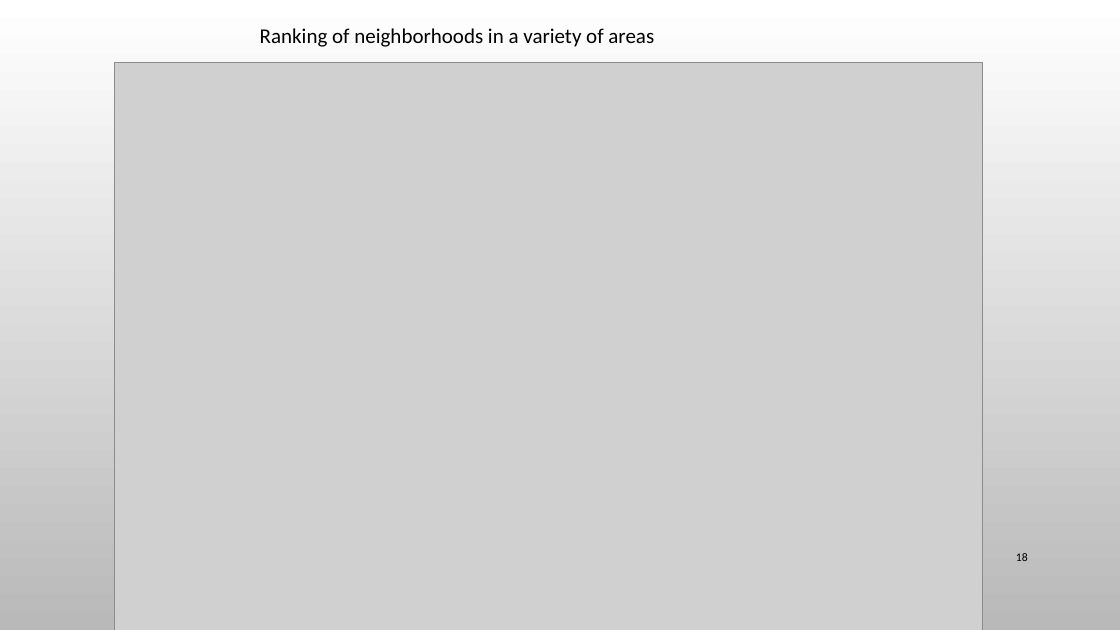
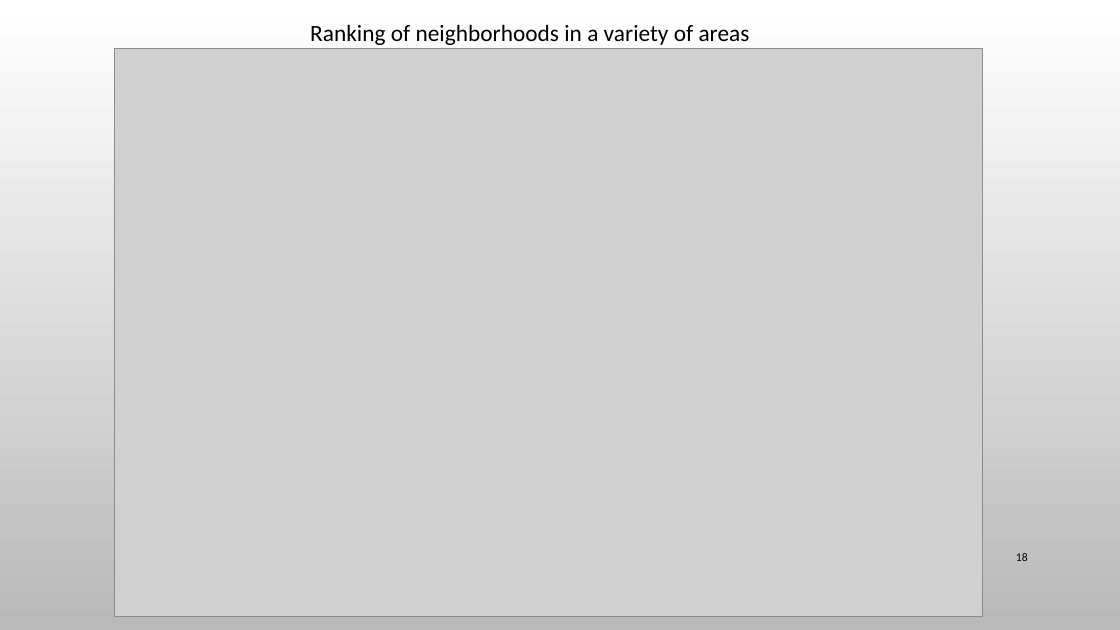
Before and after one commit to Yarin-Ben-Baruch/Real-estate-analyze, a slide deck: slide 18 of Real estate.pptx. Drawn at 1120x630 pixels with LibreOffice and Linux fonts; fonts in the diff are those of the drawing; grey boxes stand for pictures; background and template pictures are left out. Boxes give left, top, right and bottom in pixels: in the first picture for what was removed or moved away, otherwise in the second. Text is boxed around its words. In the diff, an @@ line names an element or a change of style, - is before the commit and + after.

```diff
--- a/Real estate.pptx
+++ b/Real estate.pptx
@@ text "Ranking of neighborhoods in a ...": place and size @@
-text "Ranking of neighborhoods in a ..." at <box>260,28,654,47</box>
+text "Ranking of neighborhoods in a ..." at <box>310,24,750,45</box>
@@ text "Ranking of neighborhoods in a ..." at <box>310,24,750,45</box>: size 18 to 20 pt @@
@@ picture: place and size @@
-picture at <box>114,62,983,630</box>
+picture at <box>114,49,983,617</box>
```
Also in this commit, not shown: 4 other slides changed.
